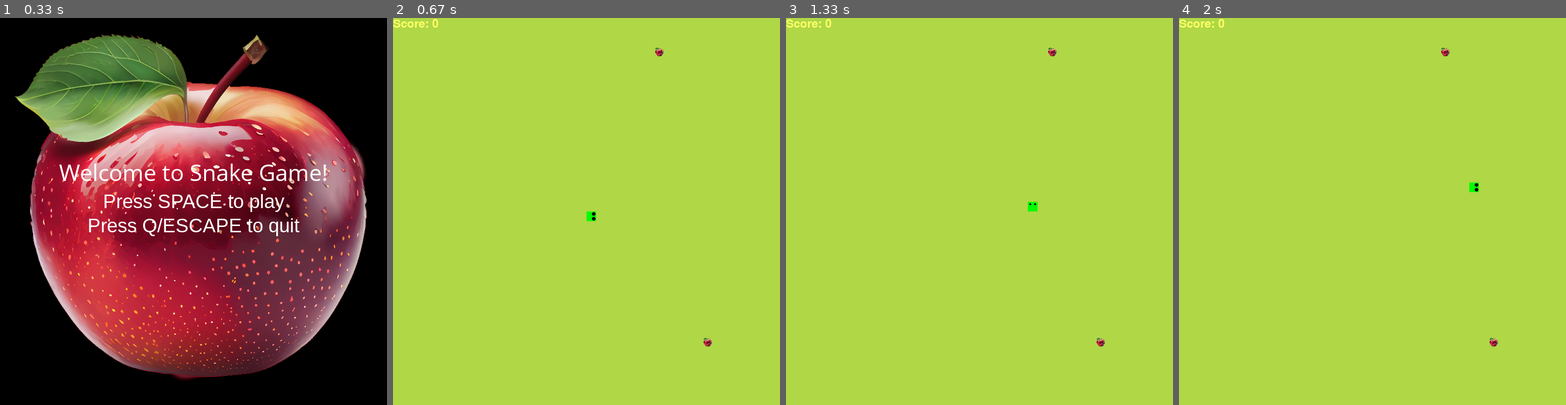
Above: before the commit, frames 1-4 (left to right).
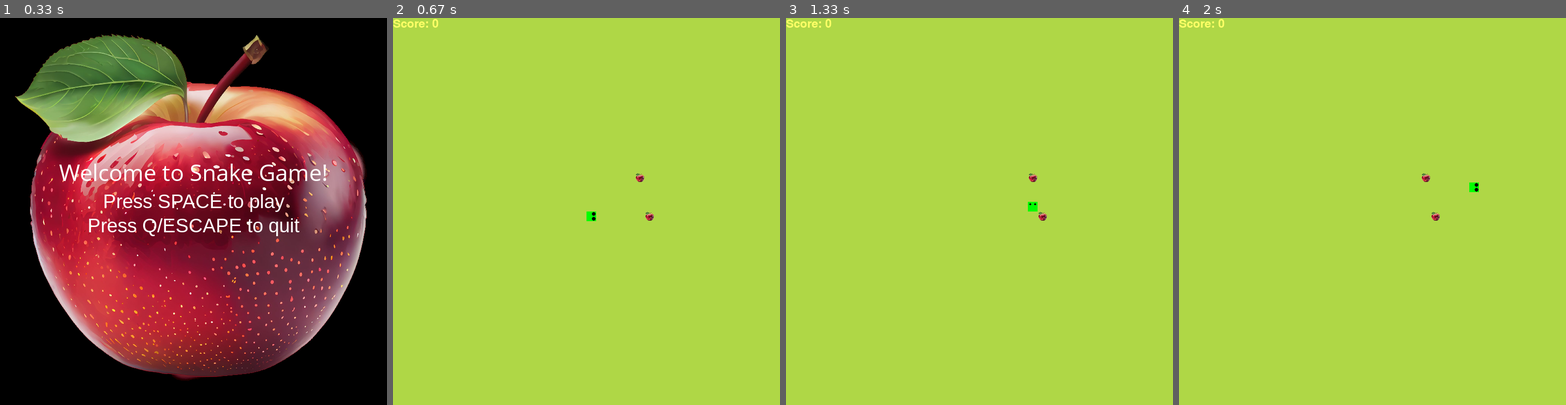
Above: after the commit, the same moments.

Repository: M1keEm/snakePyGame
Game: pygame game, started from snake.py
Two runs of this game, one before a commit and one after it. Both use one fixed random seed, a clock stepped at 60 frames per second and the inputs below.
Inputs:
- Up to frame 1 (0.33 s): no input
- Up to frame 2 (0.67 s): tap Space at 0.33 s
- Up to frame 3 (1.33 s): hold Right 0.67-1.13 s; hold Up from 1.17 s (still down)
- Up to frame 4 (2 s): release Up at 1.47 s; hold Right 1.5-1.97 s

Frame 1 is identical in both runs. In frame 2, 0.1% of the frame differs, in the area x 62-83%, y 7-85%; in frame 3, 0.1%; in frame 4, 0.1%.

Commit message:
fruit spawning rules added

Diff:
--- a/snake.py
+++ b/snake.py
@@ -46,10 +46,29 @@
         self.image = pygame.transform.scale(self.image, (snake_block, snake_block))
         self.reset_position()
 
-    def reset_position(self):
-        """Reset the fruit's position to a random location on the grid."""
-        self.x = round(random.randrange(0, self.width - self.snake_block) / self.snake_block) * self.snake_block
-        self.y = round(random.randrange(0, self.height - self.snake_block) / self.snake_block) * self.snake_block
+    def is_position_valid(self, snake_list, other_fruits):
+        """Check if the fruit's position is valid (not overlapping with the snake or other fruits)."""
+        if snake_list:
+            for block in snake_list:
+                if block[0] == self.x and block[1] == self.y:
+                    return False
+
+        if other_fruits:
+            for fruit in other_fruits:
+                if fruit != self and fruit.x == self.x and fruit.y == self.y:
+                    return False
+
+        return True
+
+    def reset_position(self, snake_list=None, other_fruits=None):
+        """Reset the fruit's position to a random location on the grid, ensuring it doesn't overlap with the snake or other fruits."""
+        while True:
+            self.x = round(random.randrange(0, self.width - self.snake_block) / self.snake_block) * self.snake_block
+            self.y = round(random.randrange(0, self.height - self.snake_block) / self.snake_block) * self.snake_block
+
+            # Check if the new position is valid
+            if self.is_position_valid(snake_list, other_fruits):
+                break
 
     def draw(self, window):
         """Draw the fruit on the window."""
@@ -298,7 +317,7 @@
         # check if snake eats any fruit
         for fruit in fruits:
             if fruit.is_eaten(snake_head):
-                fruit.reset_position()
+                fruit.reset_position(snake_list, fruits)
                 snake_length += 1
                 eating = True  # start eating animation
                 eating_start_time = pygame.time.get_ticks()
